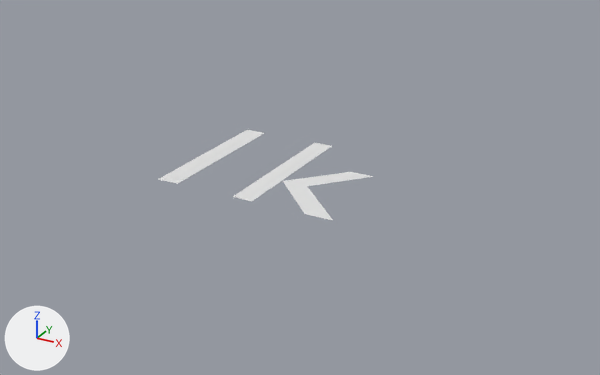
What one commit did to the Blender file parts/R-LTST-C230-GATE/R-LTST-C230-GATE.verif.blend.
One viewpoint serves both versions: a 50 mm lens placed at (0.516, -0.625, 0.398), pointed at (0.049, 0.224, -0.026). Arrows for +X, +Y and +Z are at lower left; the lights stay in place.

Objects in the first picture: 'Text'.
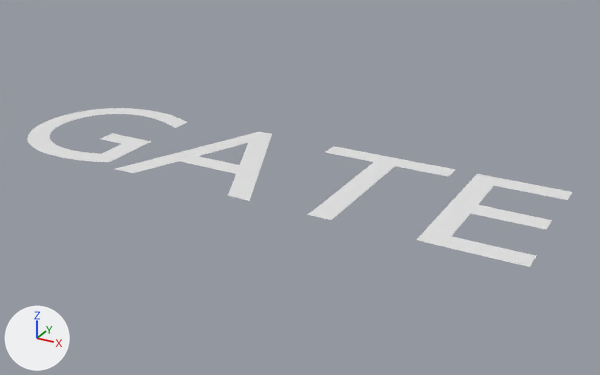
Commit message: Make verif models appropriately generic

Edits to the bpy script that builds the scene:
```text
Change txt_text:
    txt_text.body: '1k' -> 'GATE'
```

Changed parts and their boxes (x1, y1, x2, y2) in the pictures (600 x 375 px):
'Text', text changed
    before: (159, 130, 374, 220)
    after: (27, 108, 572, 267)
